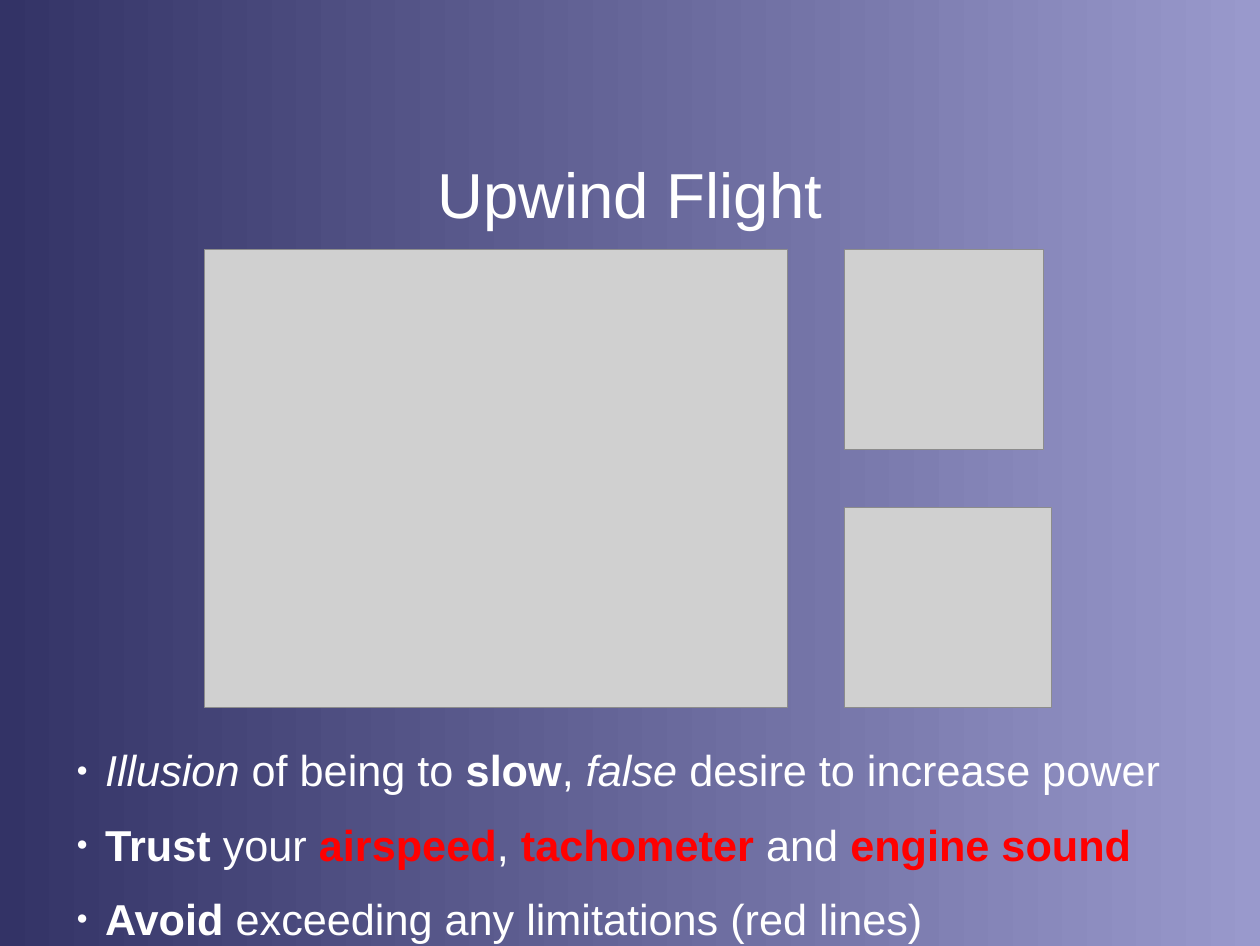
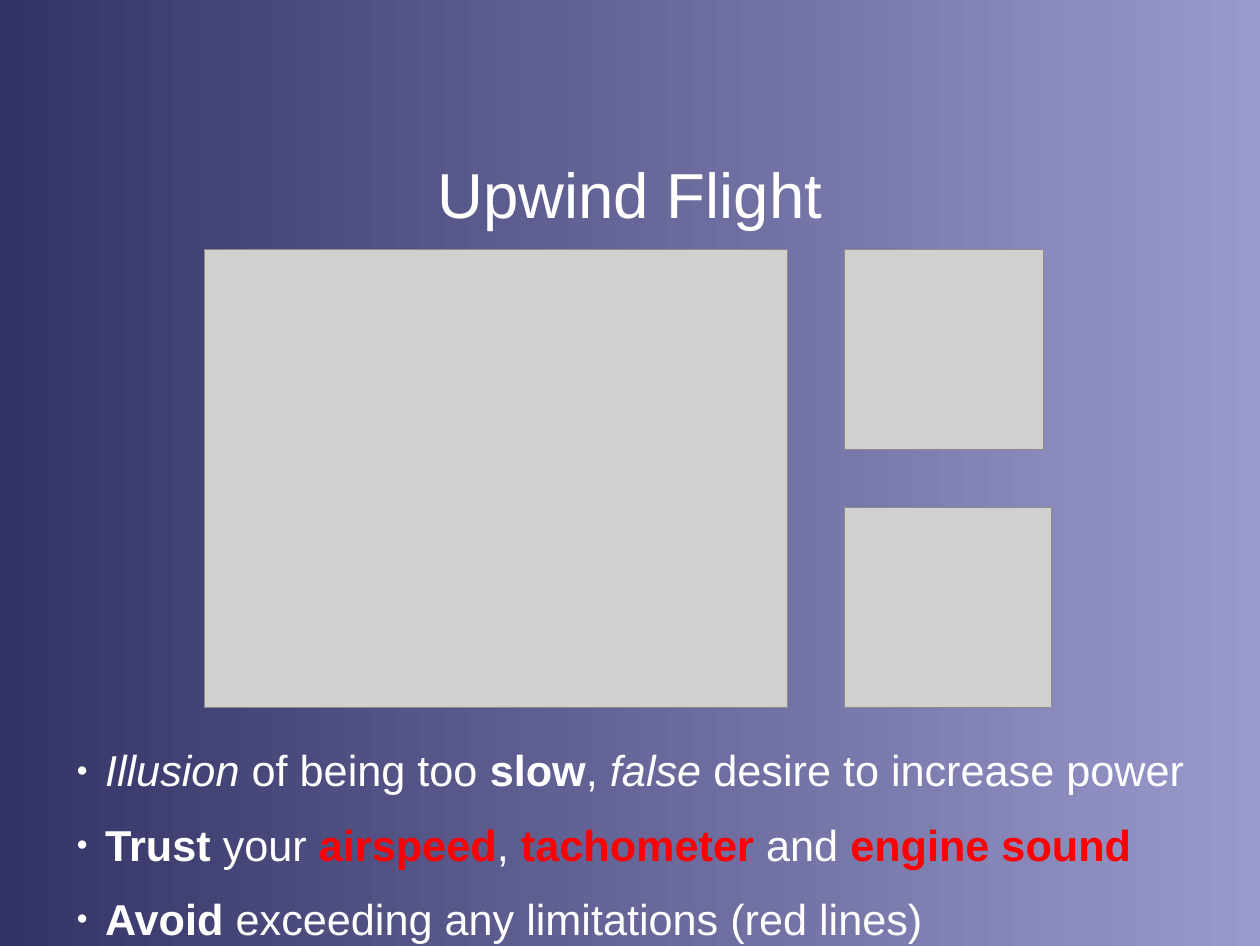
Before and after one commit to stephanheinemann/flight, a slide deck: slide 5 of FI/DriftIllusions/DriftIllusions.odp. Drawn at 1260x946 pixels with LibreOffice and Linux fonts; fonts in the diff are those of the drawing; grey boxes stand for pictures; background and template pictures are left out. Boxes give left, top, right and bottom in pixels: in the first picture for what was removed or moved away, otherwise in the second. Text is boxed around its words. In the diff, an @@ line names an element or a change of style, - is before the commit and + after.

Commit message:
extended drift illusions presentation

```diff
--- a/FI/DriftIllusions/DriftIllusions.odp
+++ b/FI/DriftIllusions/DriftIllusions.odp
@@ text at <box>105,754,1184,795</box>: text changed @@
-● Illusion of being to slow, false desire to increase power
+● Illusion of being too slow, false desire to increase power
```
Also in this commit, not shown: 5 other slides changed, 2 slides added, 2 slides removed, 2 other files.
